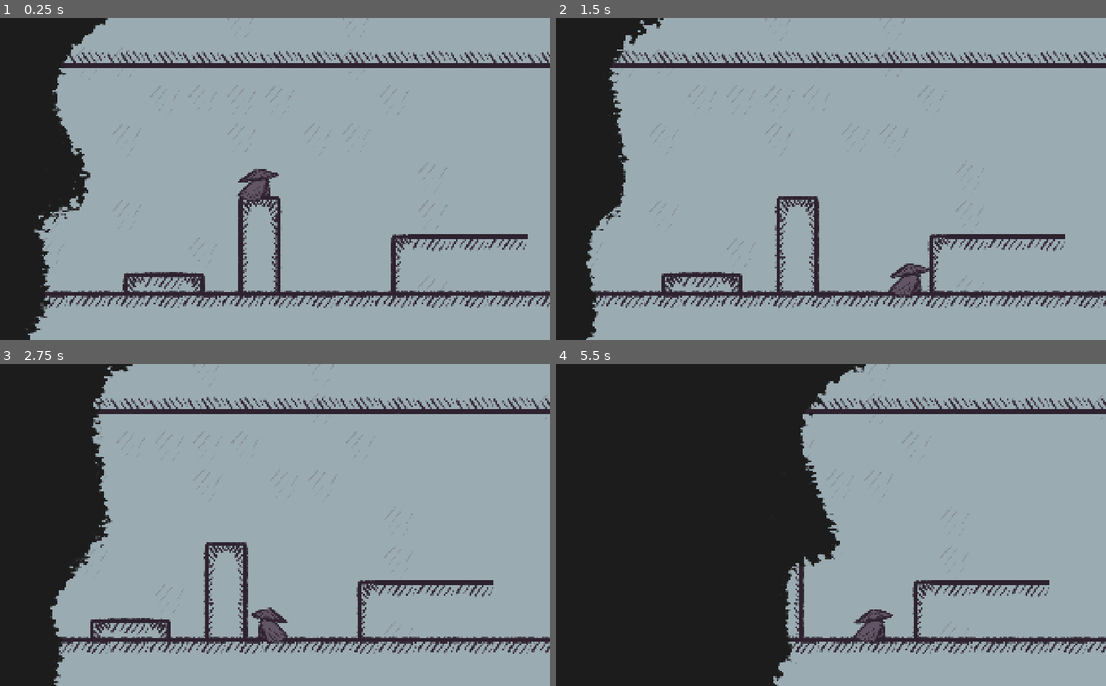
Above: before the commit, frames 1-4 (two rows, left to right).
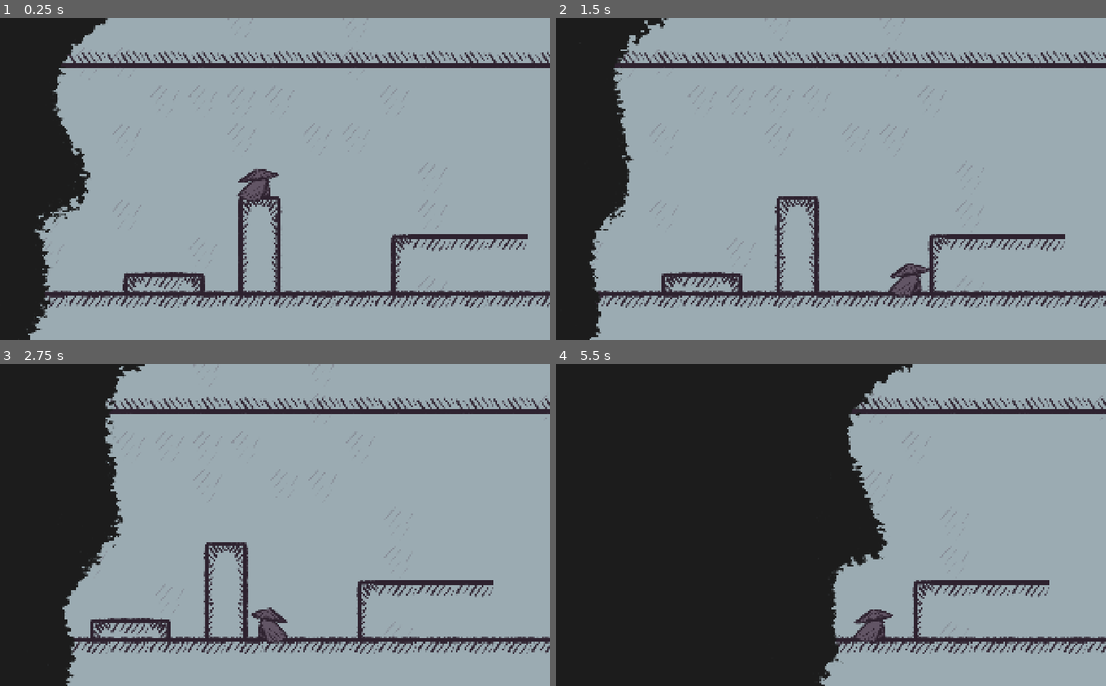
Above: after the commit, the same moments.

Repository: YiTongHu-SC/upside-down
Game: Godot game, scene res://scenes/main.tscn
Same seed, same stepped clock (60 frames per second), same inputs: the game is played once before the commit and once after it.
Inputs:
- Up to frame 1 (0.25 s): no input
- Up to frame 2 (1.5 s): hold D (MOVE_RIGHT) from 0.53 s (still down); tap Space (JUMP) at 0.77 s
- Up to frame 3 (2.75 s): tap Space (JUMP) at 1.52 s; release D (MOVE_RIGHT) at 2.03 s; hold A (MOVE_LEFT) from 2.03 s (still down)
- Up to frame 4 (5.5 s): release A (MOVE_LEFT) at 2.78 s; hold D (MOVE_RIGHT) 2.78-4.28 s; tap Space (JUMP) at 3.02, 3.77, 4.52 s; hold A (MOVE_LEFT) 4.28-5.03 s; hold D (MOVE_RIGHT) from 5.03 s (still down)

The runs differ from the first frame. In frame 1, 0.2% of the frame differs, in the area x 6-20%, y 1-98%; in frame 2, 1.0%; in frame 3, 2.4%; in frame 4, 8.4%, in the area x 39-65%, y 0-100%.

Commit message:
feat(enemy): add start_speed and adjust enemy movement parameters
- Add start_speed variable to Enemy script for initial movement speed
- Set initial velocity.x to start_speed in _ready() function
- Adjust enemy's acceleration and max_speed in main.tscn for more dynamic movement

Diff:
--- a/scenes/enemy.gd
+++ b/scenes/enemy.gd
@@ -3,10 +3,12 @@
 @export var physics_unit: float = 100
 @export var acceleration: float = 1
 @export var max_speed: float = 10
+@export var start_speed: float = 1
 
 
 func _ready():
 	add_to_group("enemy")
+	velocity.x = start_speed;
 
 ## TODO：设置多个节点，可配置速度阶梯
 ## 简单加速
--- a/scenes/main.tscn
+++ b/scenes/main.tscn
@@ -38,8 +38,8 @@
 position = Vector2(-455, 569)
 collision_layer = 2
 collision_mask = 2
-acceleration = 0.5
-max_speed = 3.0
+acceleration = 0.6
+max_speed = 8.0
 
 [node name="Camera2D" type="Camera2D" parent="." node_paths=PackedStringArray("follow_target")]
 position = Vector2(1037, 575)
